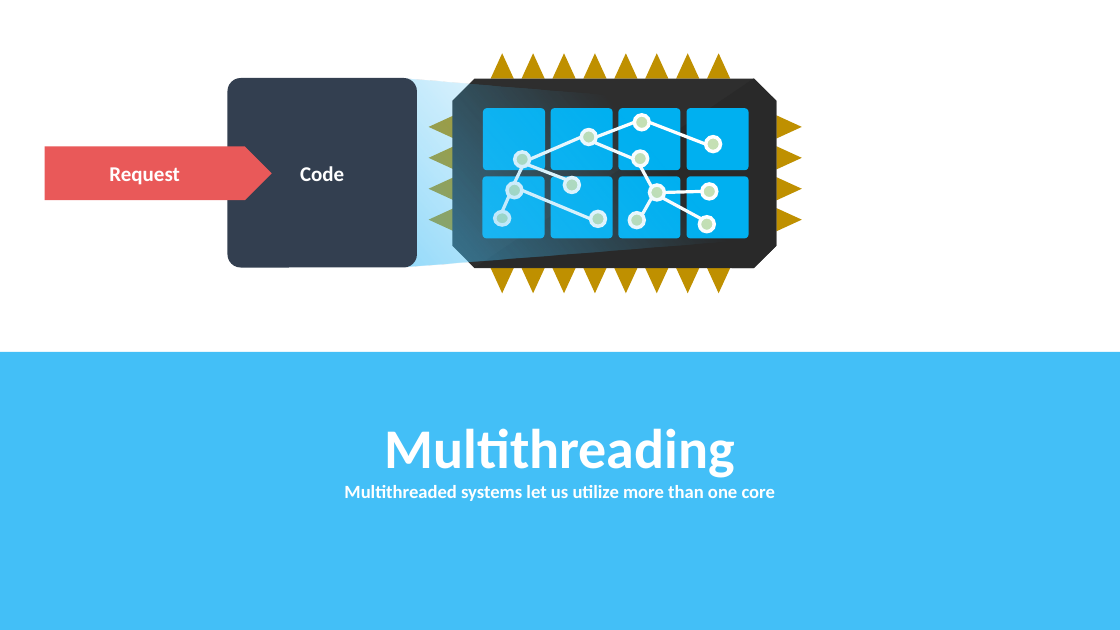
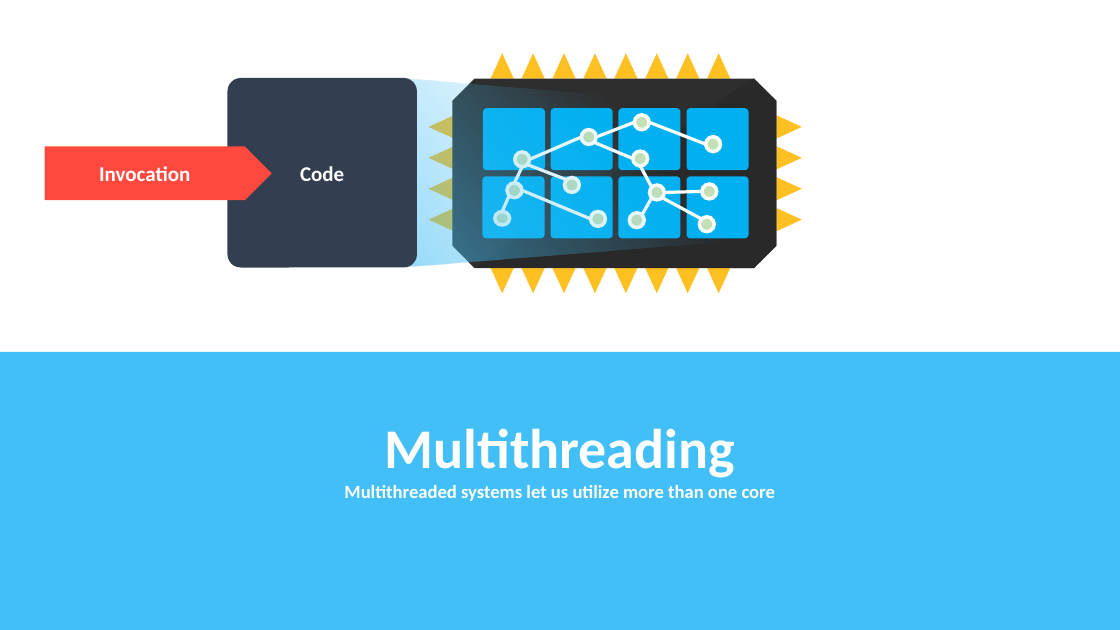
Before and after one commit to rogeralsing/Presentations, a slide deck: slide 10 of ProtoActor/TV4/protoactor.pptx. Drawn at 1120x630 pixels with LibreOffice and Linux fonts; fonts in the diff are those of the drawing. Boxes give left, top, right and bottom in pixels: in the first picture for what was removed or moved away, otherwise in the second. Text is boxed around its words. In the diff, an @@ line names an element or a change of style, - is before the commit and + after.

```diff
--- a/ProtoActor/TV4/protoactor.pptx
+++ b/ProtoActor/TV4/protoactor.pptx
@@ right arrow "Invocation" at (x1=45, y1=146, x2=271, y2=200): fill #E95959 to #FF493E @@
@@ text in right arrow at (x1=99, y1=166, x2=190, y2=181): text changed @@
-Request
+Invocation
@@ fill #BF9000 to #FFC021 in 24 elements at (x1=584, y1=53, x2=607, y2=78), (x1=553, y1=53, x2=576, y2=78), (x1=491, y1=53, x2=514, y2=78), (x1=522, y1=53, x2=545, y2=78), (x1=429, y1=115, x2=454, y2=139), (x1=429, y1=146, x2=454, y2=170), (x1=429, y1=177, x2=454, y2=201), (x1=429, y1=208, x2=454, y2=232), (x1=776, y1=115, x2=802, y2=139), (x1=776, y1=146, x2=802, y2=170), (x1=776, y1=177, x2=802, y2=201), (x1=776, y1=208, x2=802, y2=232), (x1=553, y1=268, x2=576, y2=293), (x1=584, y1=268, x2=607, y2=293), (x1=522, y1=268, x2=545, y2=293), (x1=491, y1=268, x2=514, y2=293), (x1=707, y1=53, x2=731, y2=78), (x1=676, y1=53, x2=700, y2=78), (x1=614, y1=53, x2=638, y2=78), (x1=645, y1=53, x2=669, y2=78), (x1=676, y1=268, x2=700, y2=293), (x1=707, y1=268, x2=731, y2=293), (x1=645, y1=268, x2=669, y2=293), (x1=614, y1=268, x2=638, y2=293) @@
```
Also in this commit, not shown: 25 other slides changed, 2 slides removed.
